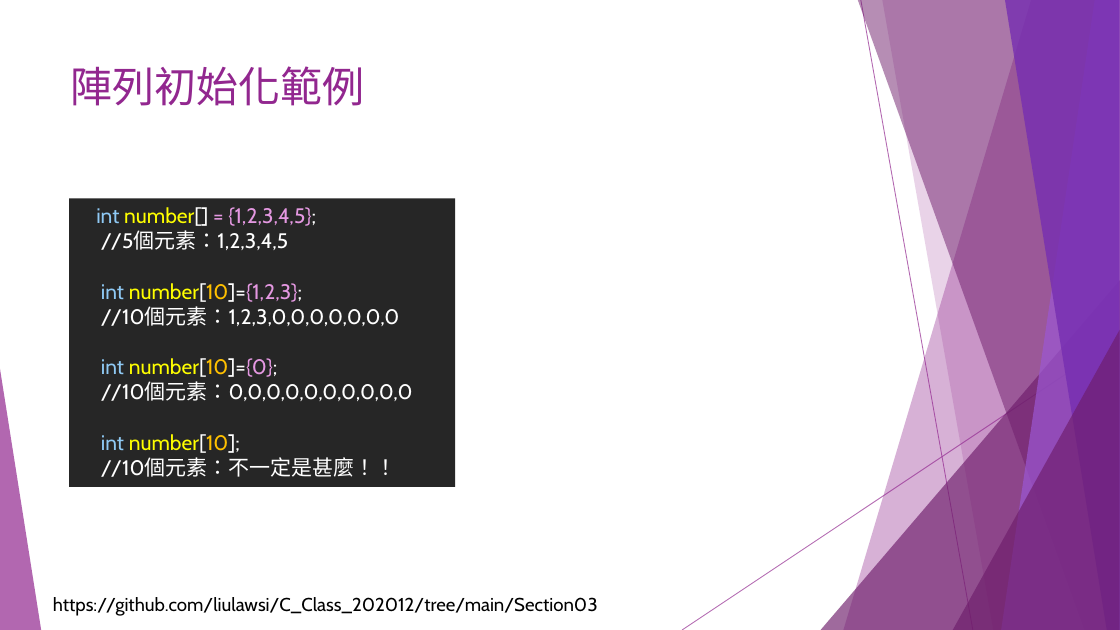
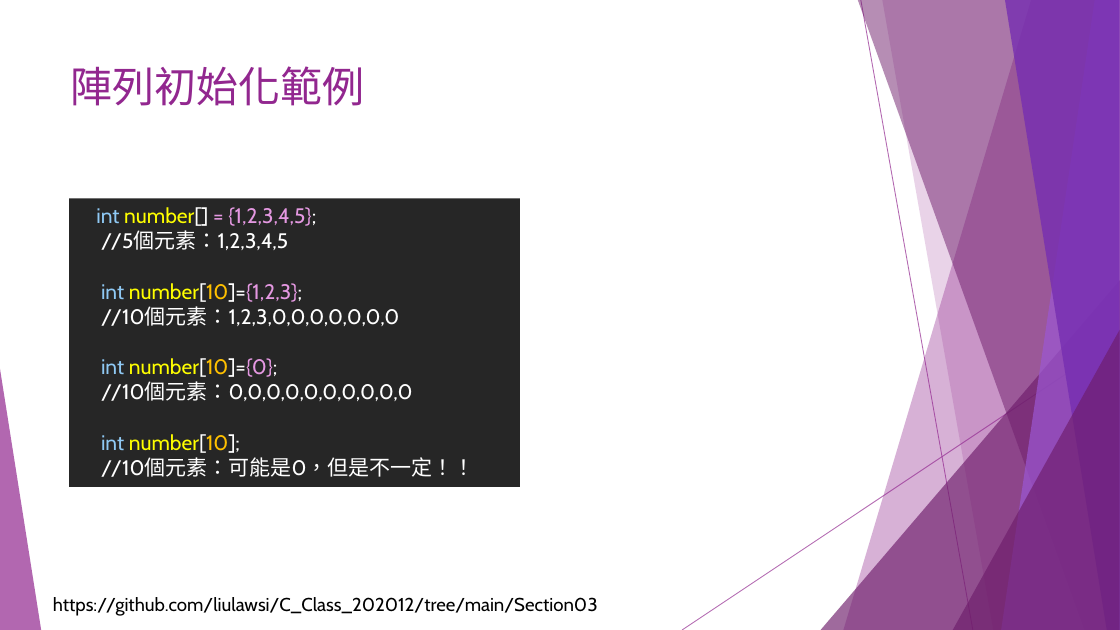
Before and after one commit to liulawsi/My_PPTs, a slide deck: slide 32 of CHING JIAN/C_Class/04陣列好好用.pptx. Drawn at 1120x630 pixels with LibreOffice and Linux fonts; fonts in the diff are those of the drawing. Boxes give left, top, right and bottom in pixels: in the first picture for what was removed or moved away, otherwise in the second. Text is boxed around its words. In the diff, an @@ line names an element or a change of style, - is before the commit and + after.

```diff
--- a/CHING JIAN/C_Class/04陣列好好用.pptx
+++ b/CHING JIAN/C_Class/04陣列好好用.pptx
@@ rectangle "int number[] = {1,2,3,4,5};": place and size @@
-rectangle "int number[] = {1,2,3,4,5};" at [69, 198, 455, 486]
+rectangle "int number[] = {1,2,3,4,5};" at [69, 198, 520, 486]
@@ text in rectangle at [101, 457, 475, 477]: text changed @@
-//10個元素：不一定是甚麼！！
+//10個元素：可能是0，但是不一定！！
```
Also in this commit, not shown: 7 other slides changed, 6 slides removed.
